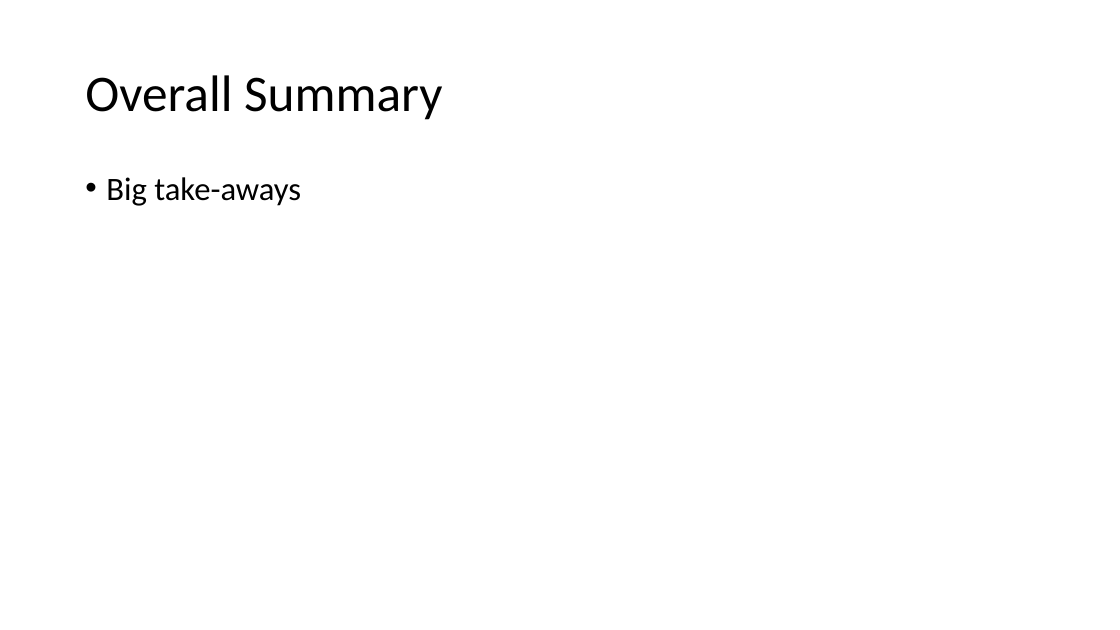
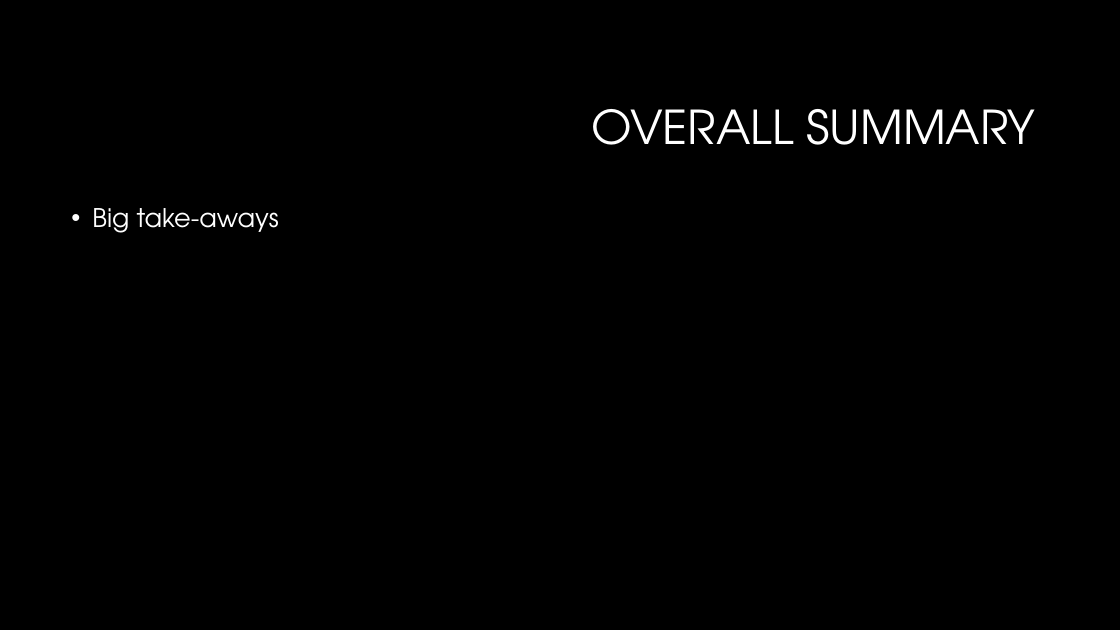
Before and after one commit to WCW789/Project1, a slide deck: slide 11 of Group_5_Presentation.pptx. Drawn at 1120x630 pixels with LibreOffice and Linux fonts; fonts in the diff are those of the drawing; background and template pictures are left out. Boxes give left, top, right and bottom in pixels: in the first picture for what was removed or moved away, otherwise in the second. Text is boxed around its words. In the diff, an @@ line names an element or a change of style, - is before the commit and + after.

```diff
--- a/Group_5_Presentation.pptx
+++ b/Group_5_Presentation.pptx
@@ background #FFFFFF to #000000 @@
@@ title at box(591, 109, 1035, 145): text changed; size 44 to 40 pt; font Calibri to TeX Gyre Adventor; text colour #000000 to #FFFFFF @@
-Overall Summary
+OVERALL SUMMARY
@@ text "Big take-aways": place and size @@
-text "Big take-aways" at box(106, 177, 301, 206)
+text "Big take-aways" at box(92, 208, 279, 233)
@@ text "Big take-aways" at box(92, 208, 279, 233): size 28 to 22 pt, font Calibri to TeX Gyre Adventor, text colour #000000 to #FFFFFF @@
```
Also in this commit, not shown: 11 other slides changed, 2 slides added, 2 slides removed.
